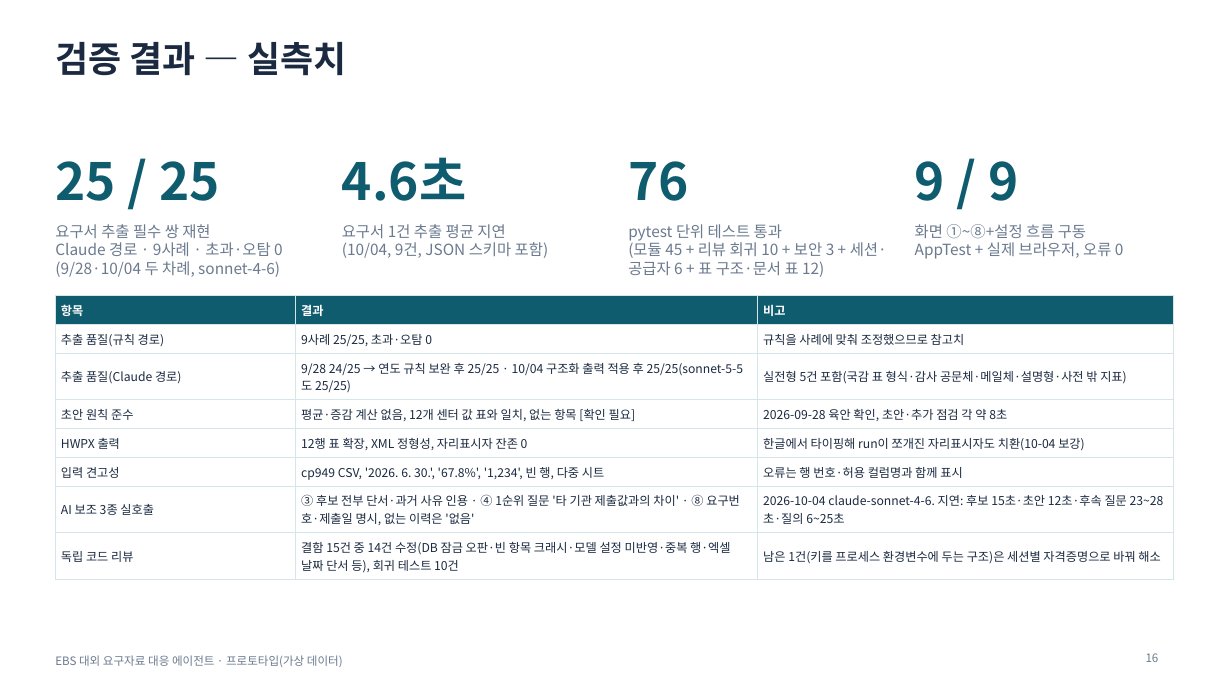
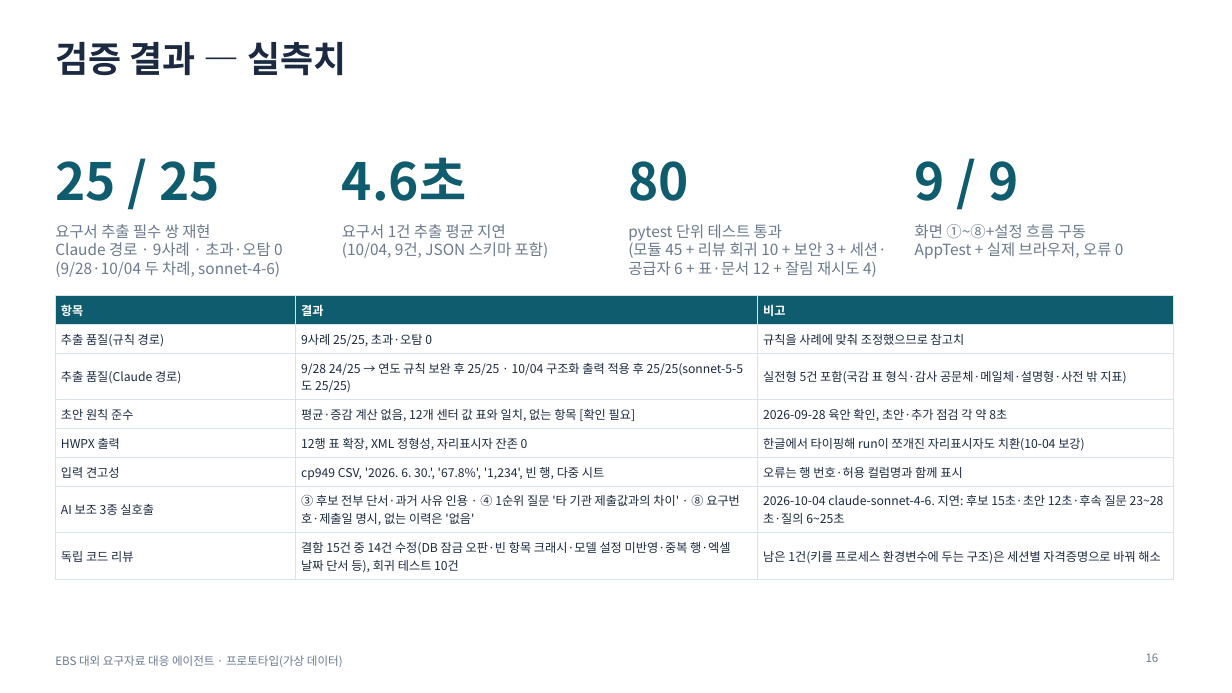
Before and after one commit to lts134/ebsjajucenter, a slide deck: slide 16 of app/docs/발표자료_EBS_요구자료대응에이전트.pptx. Drawn at 1232x693 pixels with LibreOffice and Linux fonts; fonts in the diff are those of the drawing. Boxes give left, top, right and bottom in pixels: in the first picture for what was removed or moved away, otherwise in the second. Text is boxed around its words. In the diff, an @@ line names an element or a change of style, - is before the commit and + after.

```diff
--- a/app/docs/발표자료_EBS_요구자료대응에이전트.pptx
+++ b/app/docs/발표자료_EBS_요구자료대응에이전트.pptx
@@ text at box(628, 161, 689, 201): text changed @@
-76
+80
@@ text at box(628, 240, 887, 277): text changed @@
-(모듈 45 + 리뷰 회귀 10 + 보안 3 + 세션·공급자 6 + 표 구조·문서 표 12)
+(모듈 45 + 리뷰 회귀 10 + 보안 3 + 세션·공급자 6 + 표·문서 12 + 잘림 재시도 4)
```
Also in this commit, not shown: 1 other slide changed, 12 other files.
